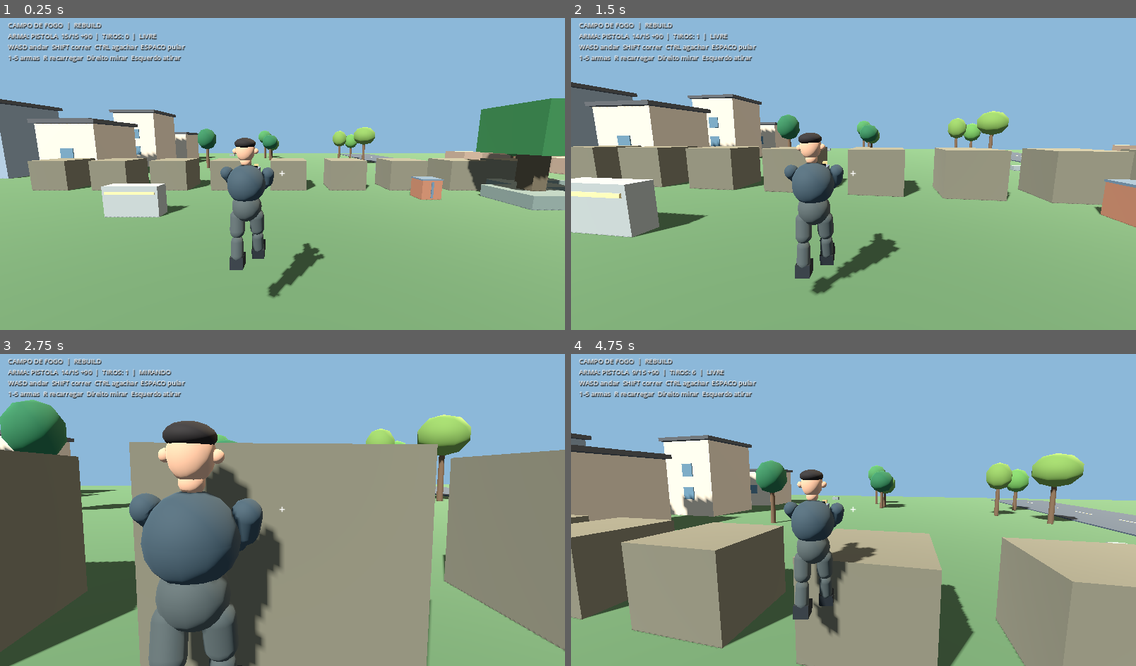
Above: before the commit, frames 1-4 (two rows, left to right).
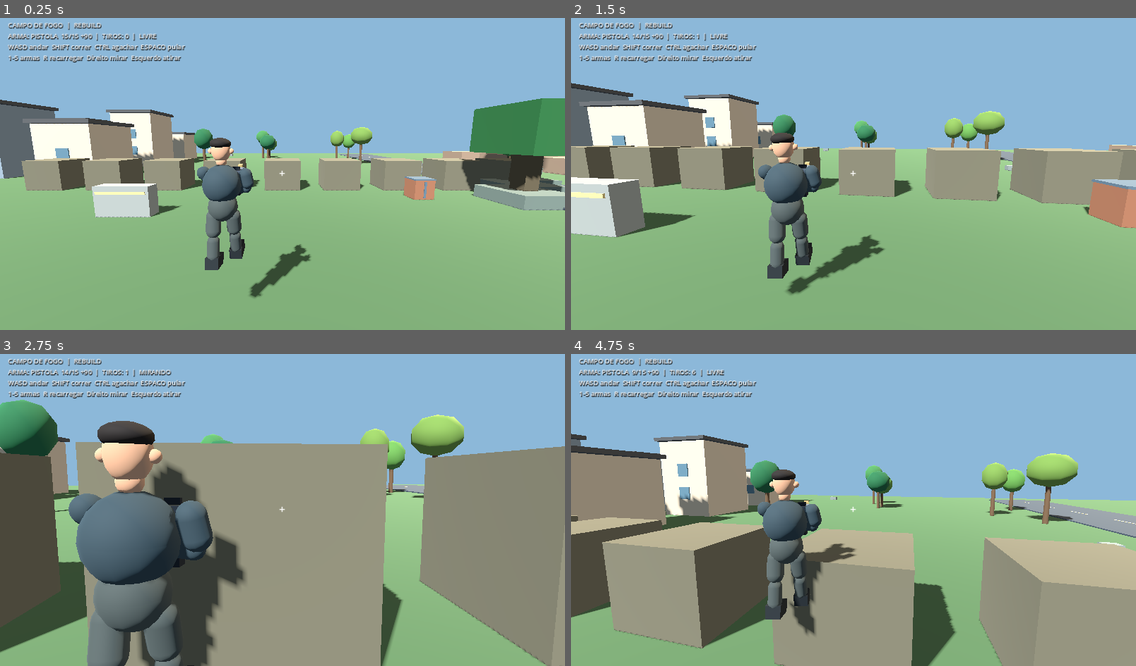
Above: after the commit, the same moments.

Repository: jaime66fla-crypto/gameteste
Game: Godot game, scene res://scenes/main.tscn
The game is run twice, just before and just after one commit, with the same random seed, the same clock (stepped at 60 frames per second) and the same inputs.
Inputs (mouse positions are in pixels of both pictures, inside the frame that each line leads up to):
- Up to frame 1 (0.25 s): no input
- Up to frame 2 (1.5 s): tap Enter at 0.5 s; move the mouse to (881, 170) at 0.52 s; hold Right mouse button (aim) 0.53-1.28 s; hold W (move_forward) from 0.53 s (still down); click (881, 170) at 0.67 s; tap Space (jump) at 0.77 s; tap Ctrl (crouch) at 0.8, 1.35 s; move the mouse to (825, 174) at 1.27 s
- Up to frame 3 (2.75 s): keep holding W (move_forward); tap Space (jump) at 1.52 s; right-click (254, 510) at 1.55 s; move the mouse to (293, 500) at 2.02 s; hold Right mouse button (aim) from 2.03 s (still down); tap Ctrl (crouch) at 2.3 s
- Up to frame 4 (4.75 s): keep holding W (move_forward); move the mouse to (847, 513) at 2.77 s; release Right mouse button (aim) at 2.78 s; tap Ctrl (crouch) at 2.85, 3.8 s; click (847, 513) at 2.92 s; tap Space (jump) at 3.02, 3.77, 4.52 s; right-click (847, 513) at 3.05 s; move the mouse to (893, 510) at 3.52 s; press the mouse at (893, 510) at 3.53 s; move the mouse to (808, 503) at 4.27 s; release the mouse at (808, 503) at 4.28 s; tap Shift (sprint) at 4.35 s; right-click (808, 503) at 4.55 s

The runs differ from the first frame. In frame 1, 8.6% of the frame differs, in the area x 0-100%, y 25-90%; in frame 2, 11%; in frame 3, 32%, in the area x 0-100%, y 14-100%; in frame 4, 17%.

Commit message:
fix(godot): expose pistol beside shoulder without losing hand grips

Diff:
--- a/godot/scripts/avatar/avatar_controller.gd
+++ b/godot/scripts/avatar/avatar_controller.gd
@@ -92,7 +92,7 @@
     right_arm = _build_arm("RightArm", 0.37, cloth, skin)
     weapon_mount = Node3D.new()
     weapon_mount.name = "WeaponMount"
-    weapon_mount.position = Vector3(0.08, 1.36, -0.32)
+    weapon_mount.position = Vector3(0.18, 1.36, -0.20)
     add_child(weapon_mount)
 
 func _build_leg(part_name: String, x: float, pants: Material, boots: Material) -> Node3D:
--- a/godot/scripts/player.gd
+++ b/godot/scripts/player.gd
@@ -68,7 +68,7 @@
     var spring := SpringArm3D.new()
     spring.spring_length = cam_distance
     spring.margin = 0.15
-    spring.position.x = 0.6
+    spring.position.x = 1.0
     arm_pivot.add_child(spring)
     camera = Camera3D.new()
     camera.current = true
--- /dev/null
+++ b/godot/tests/pistol_visibility.gd
@@ -0,0 +1,42 @@
+extends SceneTree
+
+func _initialize() -> void:
+    call_deferred("_run")
+
+func _run() -> void:
+    var scene = load("res://scenes/main.tscn").instantiate()
+    root.add_child(scene)
+    current_scene = scene
+    var player = scene.get_node("Jaime")
+    player.set_physics_process(false)
+    var avatar = player.get("humanoid_avatar")
+    var chest: MeshInstance3D = avatar.get_node("Hips/Torso/Chest")
+    var blocker := StaticBody3D.new()
+    blocker.collision_layer = 32
+    blocker.collision_mask = 0
+    chest.add_child(blocker)
+    var collision := CollisionShape3D.new()
+    collision.shape = chest.mesh.create_trimesh_shape()
+    blocker.add_child(collision)
+    var camera: Camera3D = player.get("camera")
+    var spring: SpringArm3D = camera.get_parent()
+    spring.spring_length = 2.15
+    var failures := 0
+    for crouched in [false, true]:
+        player.get("arm_pivot").position.y = 1.062 if crouched else 1.548
+        for angle in [-0.14, 0.0, 0.15]:
+            player.get("arm_pivot").rotation.x = angle
+            for frame in range(180):
+                avatar.animate(1.0 / 60.0, 0.0, false, crouched, true, false, false)
+            await physics_frame
+            await process_frame
+            var slide: Node3D = player.get("weapon_model").get_node("Slide")
+            var query := PhysicsRayQueryParameters3D.create(camera.global_position, slide.global_position, 32)
+            var hit: Dictionary = player.get_world_3d().direct_space_state.intersect_ray(query)
+            if not hit.is_empty():
+                failures += 1
+                printerr("Pistol slide occluded by torso; crouched=", crouched, " pitch=", angle)
+    scene.queue_free()
+    await process_frame
+    print("PISTOL VISIBILITY: ", "PASS" if failures == 0 else "FAIL")
+    quit(0 if failures == 0 else 1)
